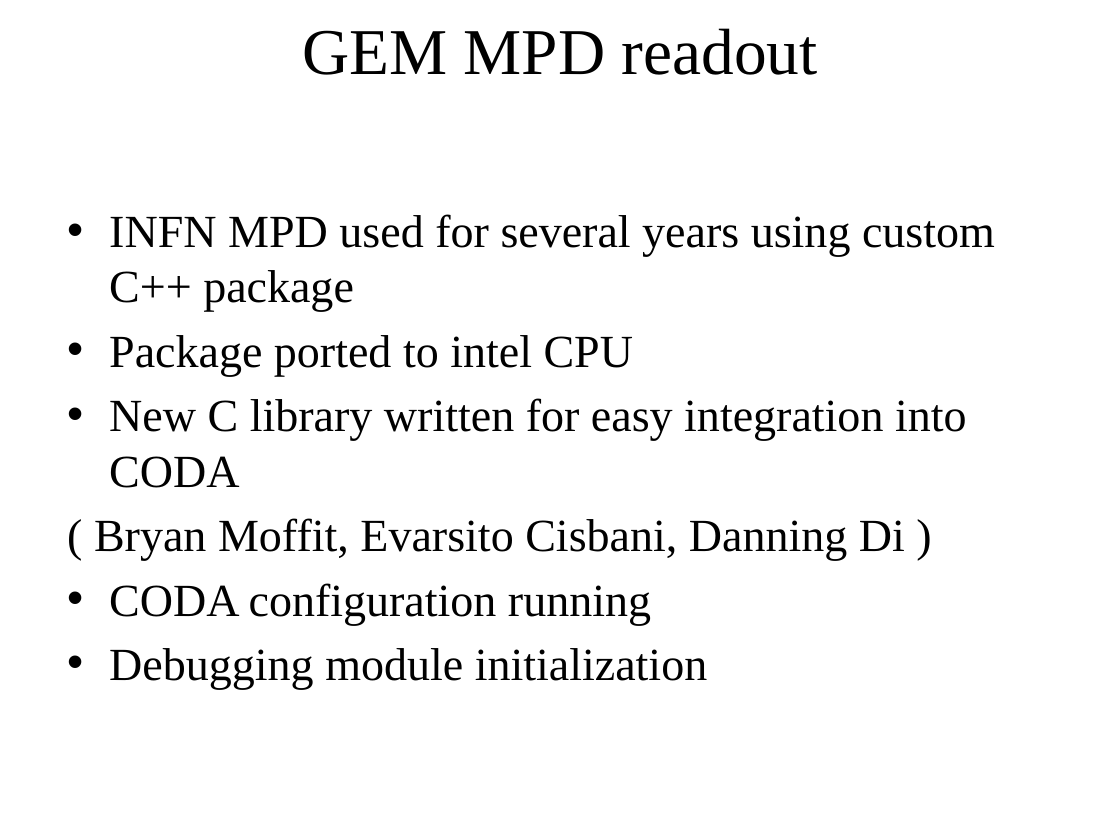
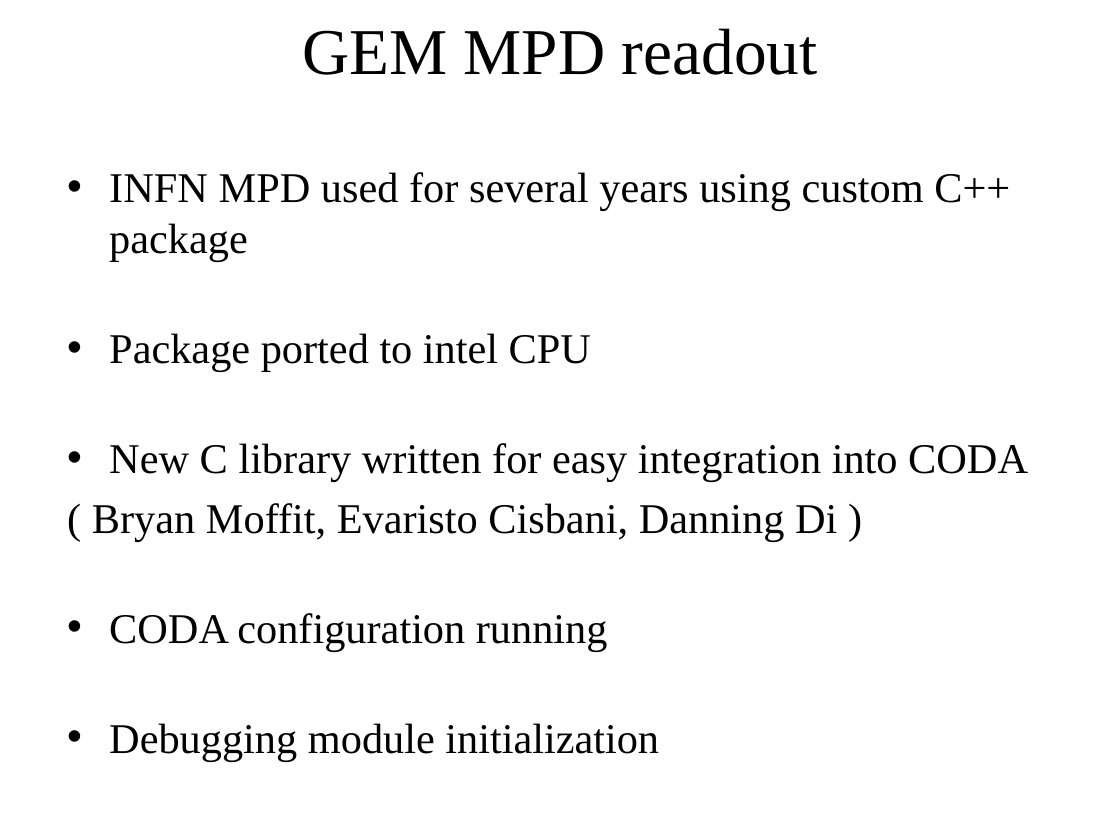
Before and after one commit to bmoffit/sbsdaq, a slide deck: slide 15 of 2015_DOE_Review/SuperBigBite DAQ update-Oct-20-2015.pptx. Drawn at 1120x840 pixels with LibreOffice and Linux fonts; fonts in the diff are those of the drawing; background and template pictures are left out. Boxes give left, top, right and bottom in pixels: in the first picture for what was removed or moved away, otherwise in the second. Text is boxed around its words. In the diff, an @@ line names an element or a change of style, - is before the commit and + after.

```diff
--- a/2015_DOE_Review/SuperBigBite DAQ update-Oct-20-2015.pptx
+++ b/2015_DOE_Review/SuperBigBite DAQ update-Oct-20-2015.pptx
@@ text "INFN MPD used for several ...": place and size @@
-text "INFN MPD used for several ..." at (94, 214, 995, 689)
+text "INFN MPD used for several ..." at (92, 172, 1028, 651)
@@ text at (109, 172, 1028, 651): size 29.6 to 27.2 pt in "INFN MPD used for several years using ...", "Package ported to intel CPU", "New C library written for easy integration ...", "CODA configuration running" and 1 more places @@
@@ text at (92, 503, 837, 541): text changed; size 29.6 to 27.2 pt @@
-( Bryan Moffit, Evarsito Cisbani, Danning Di )
+( Bryan Moffit, Evaristo Cisbani, Danning Di )
```
Also in this commit, not shown: 18 other slides changed, 1 slide added, 1 slide removed, 1 other file.
